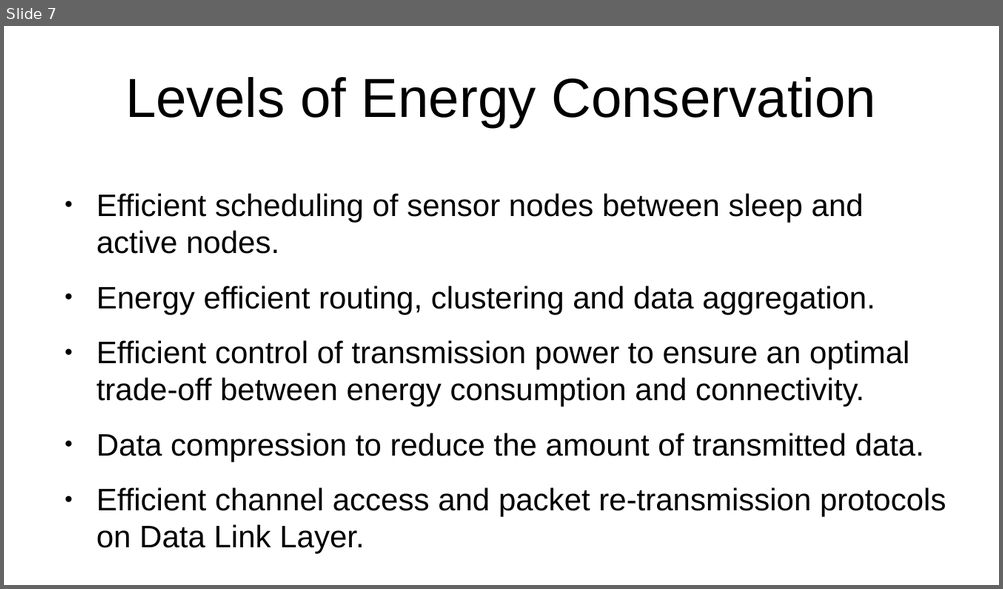
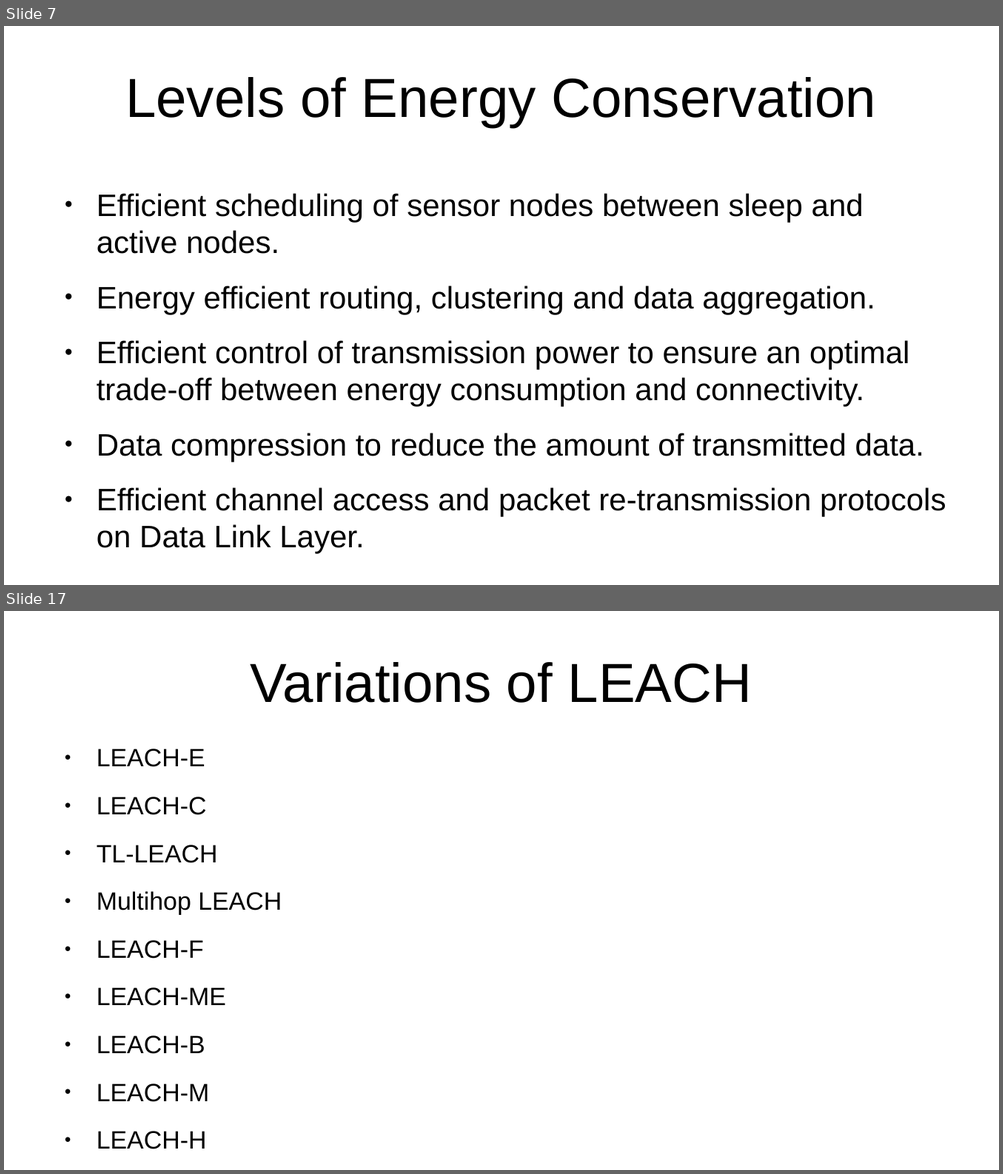
Before and after one commit to ChahatBansal8060/COL768_project, a slide deck: WSN_Presentation1.odp. Shown one above the other, each under a label of ours: slide 7 before the commit, slides 7 and 17 after it; the slides between them are not shown. The pictures are 1003x589 and 1003x1174 pixels, drawn with LibreOffice and Linux fonts; fonts in the diff are those of the drawing. Boxes give left, top, right and bottom in pixels: in the first picture for what was removed or moved away, otherwise in the second. Text is boxed around its words. In the diff, an @@ line names an element or a change of style, - is before the commit and + after.

```diff
--- a/WSN_Presentation1.odp
+++ b/WSN_Presentation1.odp
@@ slide 17 added at [4, 611, 999, 1170], background #FFFFFF @@
@@ title added at [250, 662, 751, 703], 44 pt, text #000000 @@
+Variations of LEACH
@@ text added at [96, 749, 282, 1150], 20 pt, text #000000 @@
+● LEACH-E
+● LEACH-C
+● TL-LEACH
+● Multihop LEACH
+● LEACH-F
+● LEACH-ME
+● LEACH-B
+● LEACH-M
+● LEACH-H
```
Also in this commit, not shown: 9 other slides added, 13 other files.
